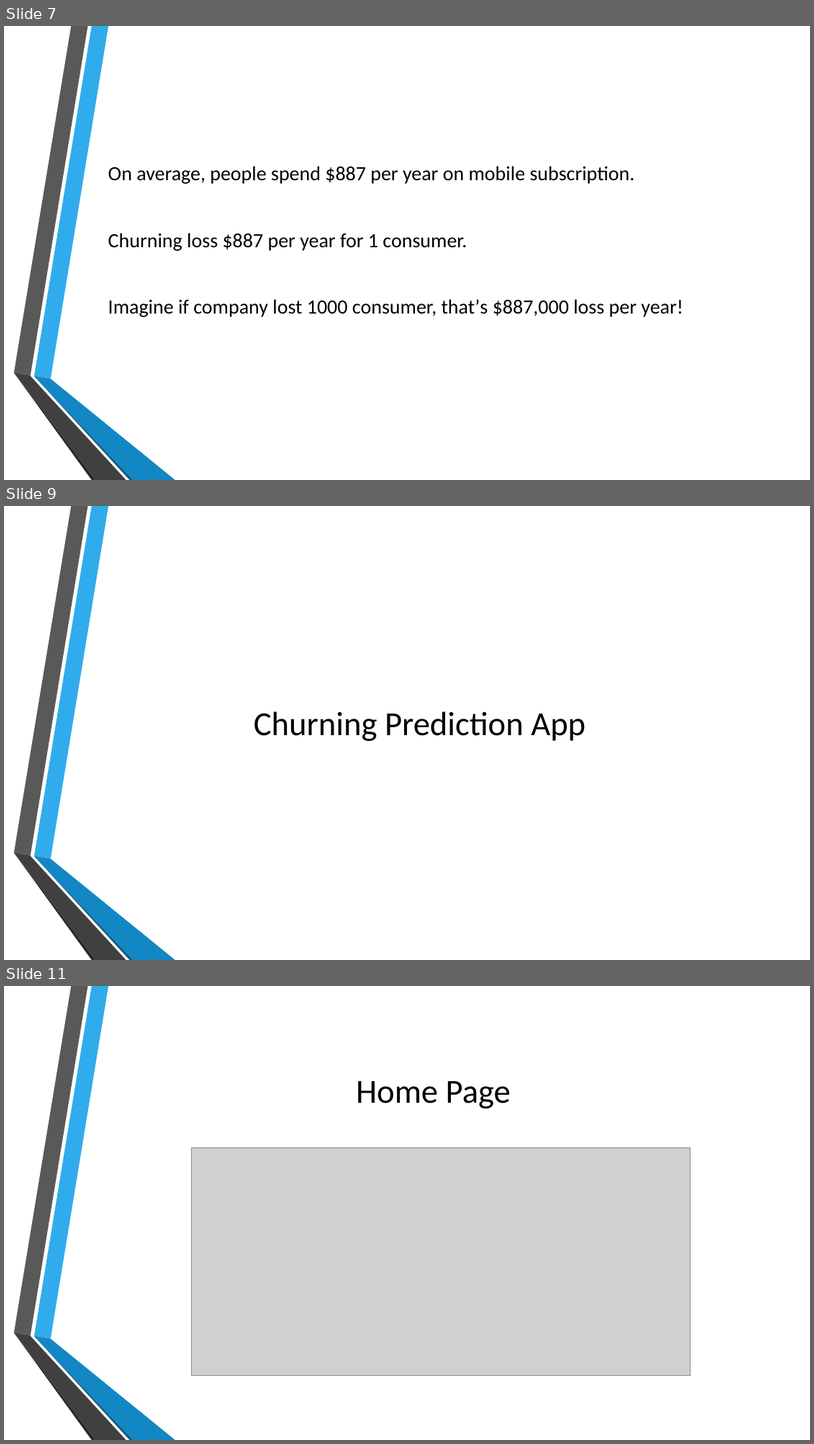
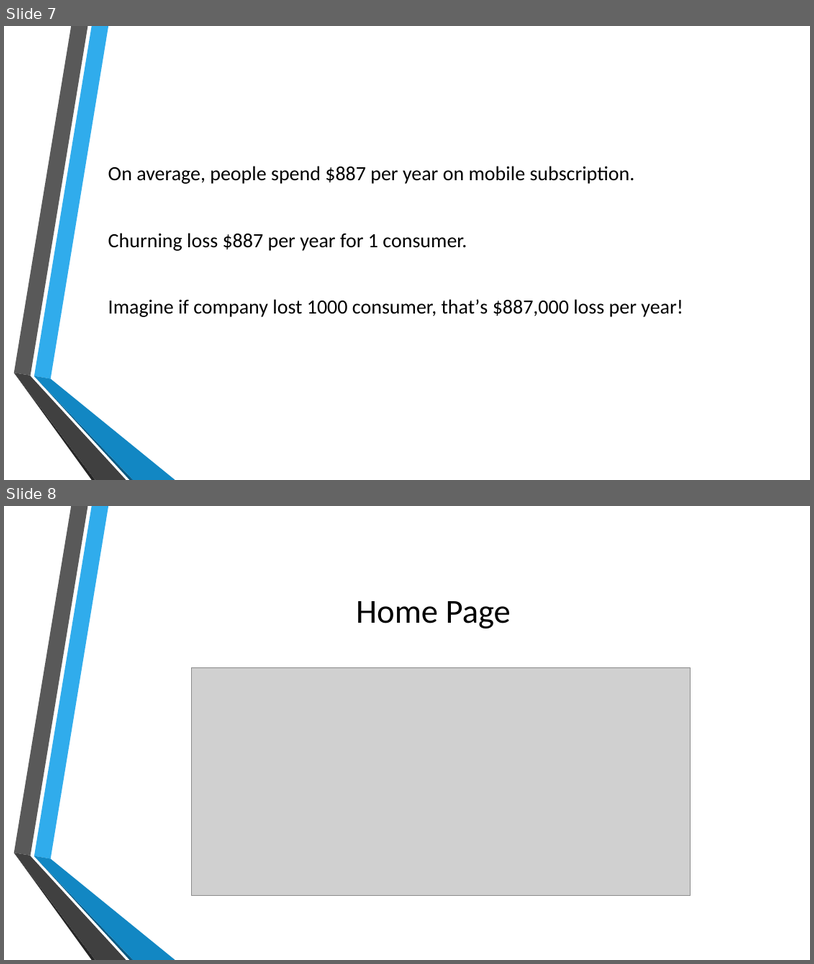
Before and after one commit to christianelbert/final-project-churn, a slide deck: final_project.pptx. Shown one above the other, each under a label of ours: slides 7, 9 and 11 before the commit, slides 7 and 8 after it; the slides between them are not shown. The pictures are 814x1444 and 814x964 pixels, drawn with LibreOffice and Linux fonts; fonts in the diff are those of the drawing; grey boxes stand for pictures; background and template pictures are left out. Boxes give left, top, right and bottom in pixels: in the first picture for what was removed or moved away, otherwise in the second. Text is boxed around its words. In the diff, an @@ line names an element or a change of style, - is before the commit and + after.

```diff
--- a/final_project.pptx
+++ b/final_project.pptx
@@ slide 9 removed at [4,506,810,960], background picture (left out); not listed: 6 template elements that a slide beside it also shows @@
@@ title removed at [254,711,586,741] @@
-Churning Prediction App
@@ what was slide 11 is now slide 8 @@
```
Also in this commit, not shown: 1 slide changed, 2 other slides removed, 3 other files.
